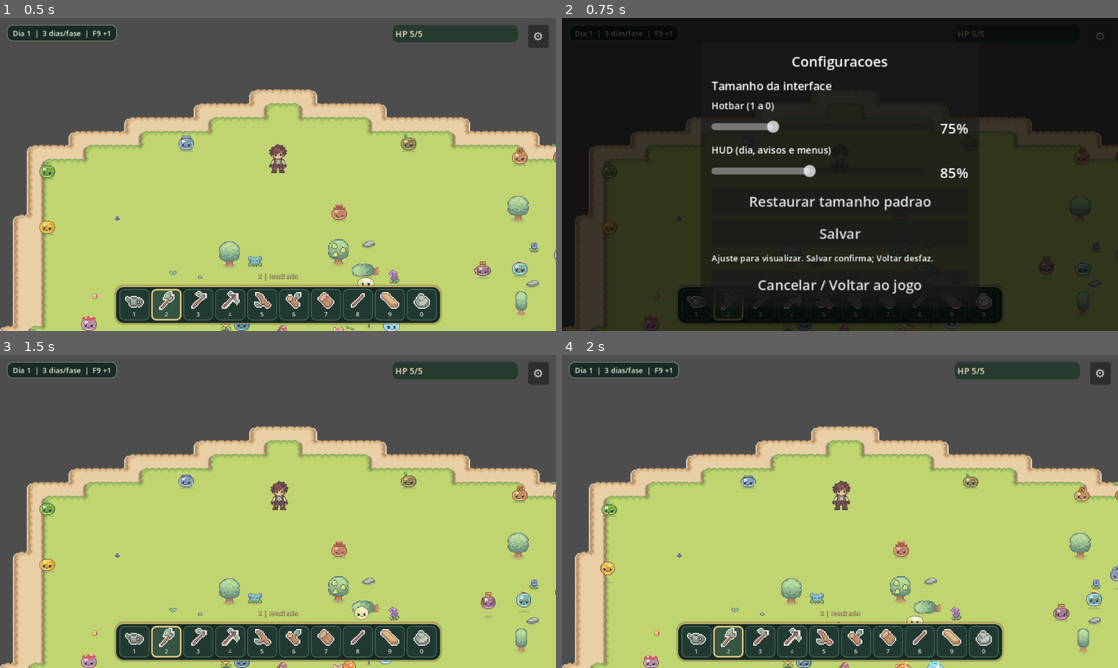
Above: before the commit, frames 1-4 (two rows, left to right).
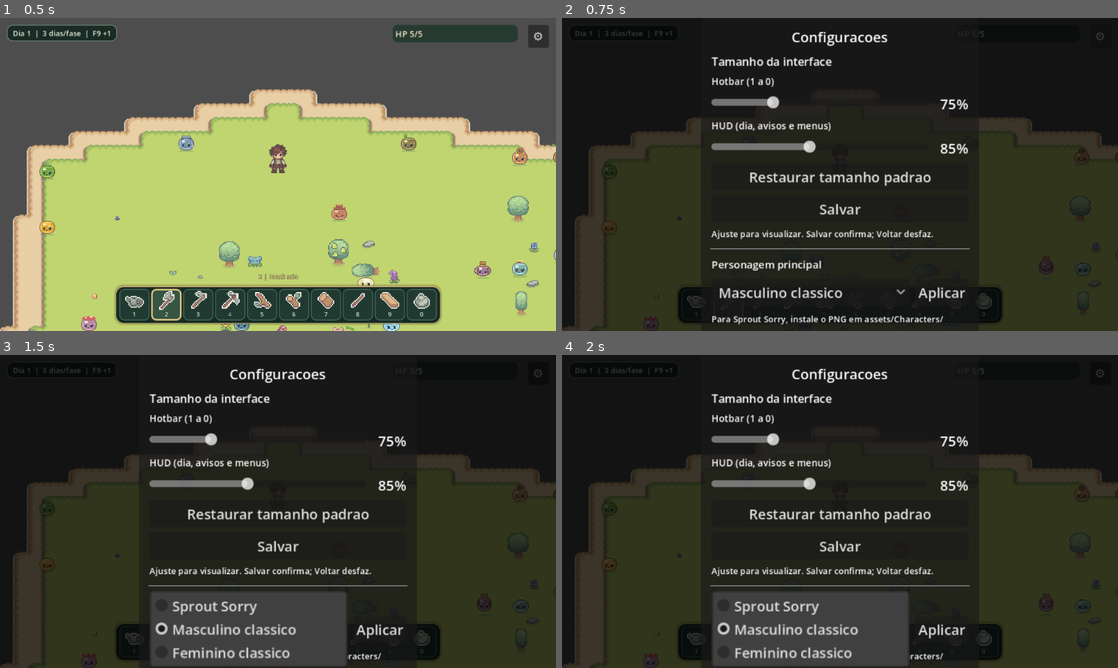
Above: after the commit, the same moments.

Repository: HelioConde/Slime-Harvest
Game: Godot game, scene res://scenes/world/World.tscn
Same seed, same stepped clock (60 frames per second), same inputs: the game is played once before the commit and once after it. This scene is started directly instead of the project's main scene.
Inputs (mouse positions are in pixels of both pictures, inside the frame that each line leads up to):
- Up to frame 1 (0.5 s): no input
- Up to frame 2 (0.75 s): click "⚙" at 0.5 s
- Up to frame 3 (1.5 s): click (250, 630) at 1.25 s, where only the run after the commit has a clickable "Masculino classico"
- Up to frame 4 (2 s): no input

Frame 1 is identical in both runs. In frame 2, 8.1% of the frame differs, in the area x 26-74%, y 4-98%; in frame 3, 99%; in frame 4, 99%, in the area x 0-100%, y 0-100%.

Commit message:
feat(ui): switch saved protagonist from settings on existing farms without reset

Diff:
--- a/scripts/ui/world_settings_menu.gd
+++ b/scripts/ui/world_settings_menu.gd
@@ -8,6 +8,8 @@
 var _scale_controls: VBoxContainer
 var _open_button: Button
 var _was_paused: bool = false
+var _appearance_picker: OptionButton
+var _appearance_status: Label
 
 
 func _ready() -> void:
@@ -76,6 +78,7 @@
 	content.add_child(title)
 	_scale_controls = SCALE_CONTROLS.new() as VBoxContainer
 	content.add_child(_scale_controls)
+	_build_avatar_picker(content)
 	var close := Button.new()
 	close.name = "CloseSettings"
 	close.text = "Cancelar / Voltar ao jogo"
@@ -84,6 +87,78 @@
 	content.add_child(close)
 
 
+## Essa escolha esta disponivel mesmo em fazendas antigas: nao exige Novo Jogo.
+func _build_avatar_picker(content: VBoxContainer) -> void:
+	var separator := HSeparator.new()
+	content.add_child(separator)
+	var heading := Label.new()
+	heading.text = "Personagem principal"
+	heading.add_theme_font_size_override("font_size", 12)
+	content.add_child(heading)
+	var row := HBoxContainer.new()
+	row.add_theme_constant_override("separation", 6)
+	content.add_child(row)
+	_appearance_picker = OptionButton.new()
+	_appearance_picker.name = "AppearancePicker"
+	_appearance_picker.size_flags_horizontal = Control.SIZE_EXPAND_FILL
+	_appearance_picker.add_item("Sprout Sorry", 0)
+	_appearance_picker.add_item("Masculino classico", 1)
+	_appearance_picker.add_item("Feminino classico", 2)
+	row.add_child(_appearance_picker)
+	var apply := Button.new()
+	apply.name = "ApplyAppearance"
+	apply.text = "Aplicar"
+	apply.pressed.connect(_apply_avatar)
+	row.add_child(apply)
+	_appearance_status = Label.new()
+	_appearance_status.name = "AvatarStatus"
+	_appearance_status.add_theme_font_size_override("font_size", 10)
+	_appearance_status.autowrap_mode = TextServer.AUTOWRAP_WORD_SMART
+	content.add_child(_appearance_status)
+
+
+func _current_player() -> Node:
+	var world: Node = get_tree().current_scene
+	return world.get_node_or_null("Actors/Player") if world != null else null
+
+
+func _sync_avatar_picker() -> void:
+	if _appearance_picker == null:
+		return
+	var player: Node = _current_player()
+	if player == null or not player.has_method("get_active_appearance"):
+		return
+	match str(player.call("get_active_appearance")):
+		"feminino":
+			_appearance_picker.select(2)
+		"masculino":
+			_appearance_picker.select(1)
+		_:
+			_appearance_picker.select(0)
+	_appearance_status.text = (
+		"Sprout Sorry instalado; altere o avatar da partida aqui."
+		if SPROUT_UI.get_theme() != null and ResourceLoader.exists(
+			"res://assets/Characters/sprout_sorry/free_character_spritesheet_by-cupnooble.png")
+		else "Para Sprout Sorry, instale o PNG em assets/Characters/sprout_sorry/."
+	)
+
+
+func _apply_avatar() -> void:
+	var player: Node = _current_player()
+	if player == null or not player.has_method("change_appearance"):
+		_appearance_status.text = "Personagem nao encontrado neste mapa."
+		return
+	var options := ["sprout_sorry", "masculino", "feminino"]
+	var selected: String = options[clampi(_appearance_picker.selected, 0, 2)]
+	if bool(player.call("change_appearance", selected)):
+		_appearance_status.text = "Personagem alterado e salvo nesta fazenda!"
+	else:
+		_appearance_status.text = (
+			"Sprite ausente ou ainda nao importado! Confira assets/Characters/sprout_sorry/."
+			if selected == "sprout_sorry" else "Nao foi possivel alterar o personagem."
+	)
+
+
 func _update_dialog_scale() -> void:
 	if is_instance_valid(_open_button):
 		_open_button.pivot_offset = Vector2(_open_button.size.x, 0.0)
@@ -102,6 +177,7 @@
 		return
 	_was_paused = get_tree().paused
 	_scale_controls.call("begin_edit")
+	_sync_avatar_picker()
 	_overlay.show()
 	_update_dialog_scale.call_deferred()
 	get_tree().paused = true
